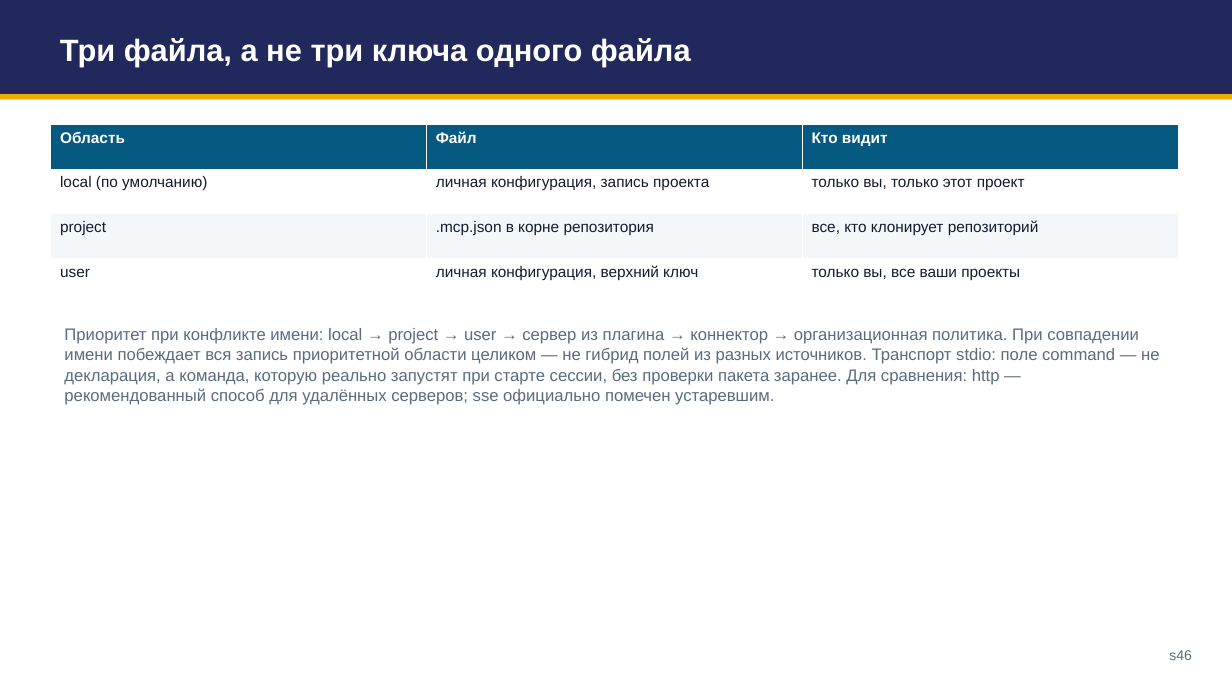
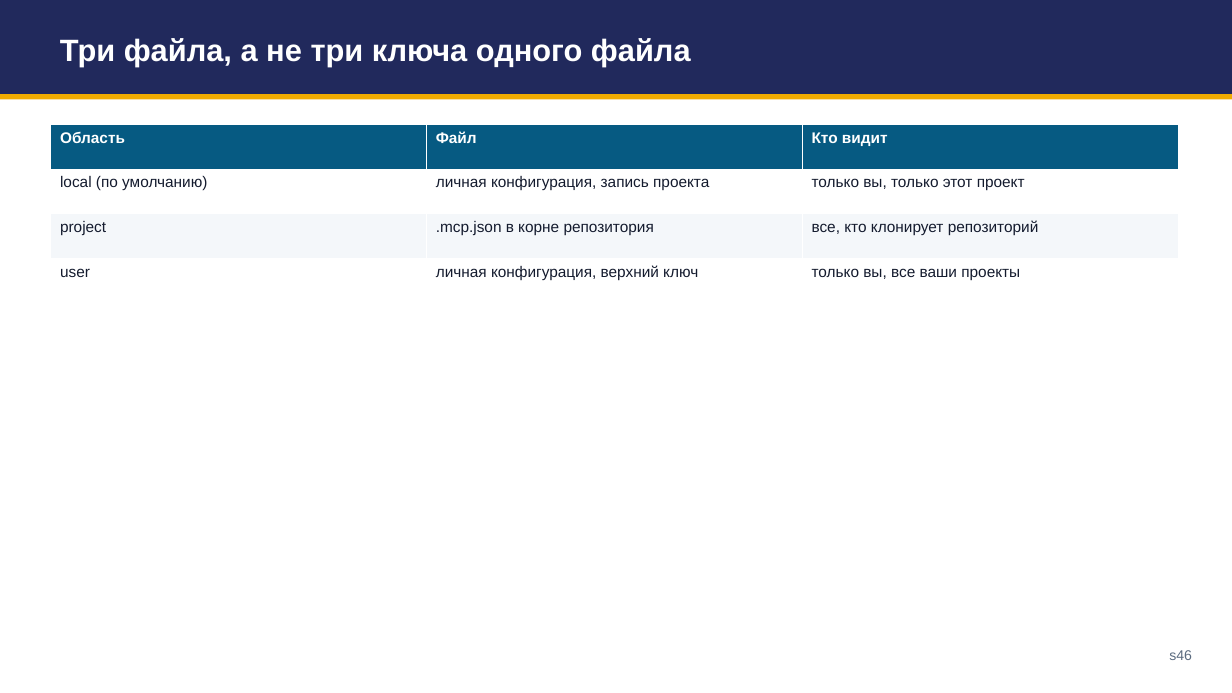
Before and after one commit to tellina-study/AI-usage-lessons, a slide deck: slide 46 of library/seminars/sem-05/rendered/sem-05.pptx. Drawn at 1232x693 pixels with LibreOffice and Linux fonts; fonts in the diff are those of the drawing. Boxes give left, top, right and bottom in pixels: in the first picture for what was removed or moved away, otherwise in the second. Text is boxed around its words. In the diff, an @@ line names an element or a change of style, - is before the commit and + after.

```diff
--- a/library/seminars/sem-05/rendered/sem-05.pptx
+++ b/library/seminars/sem-05/rendered/sem-05.pptx
@@ text removed at (64, 328, 1159, 405) @@
-Приоритет при конфликте имени: local → project → user → сервер из плагина → коннектор → организационная политика. При совпадении имени побеждает вся запись приоритетной области целиком — не гибрид полей из разных источников. Транспорт stdio: поле command — не декларация, а команда, которую реально запустят при старте сессии, без проверки пакета заранее. Для сравнения: http — рекомендованный способ для удалённых серверов; sse официально помечен устаревшим.
```
Also in this commit, not shown: 44 other slides changed, 5 other files.
